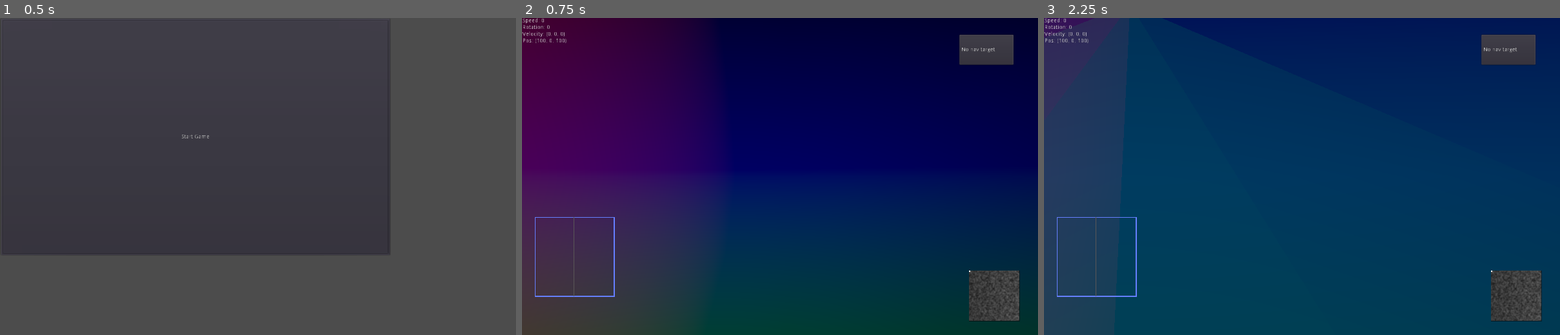
Above: before the commit, frames 1-3 (left to right).
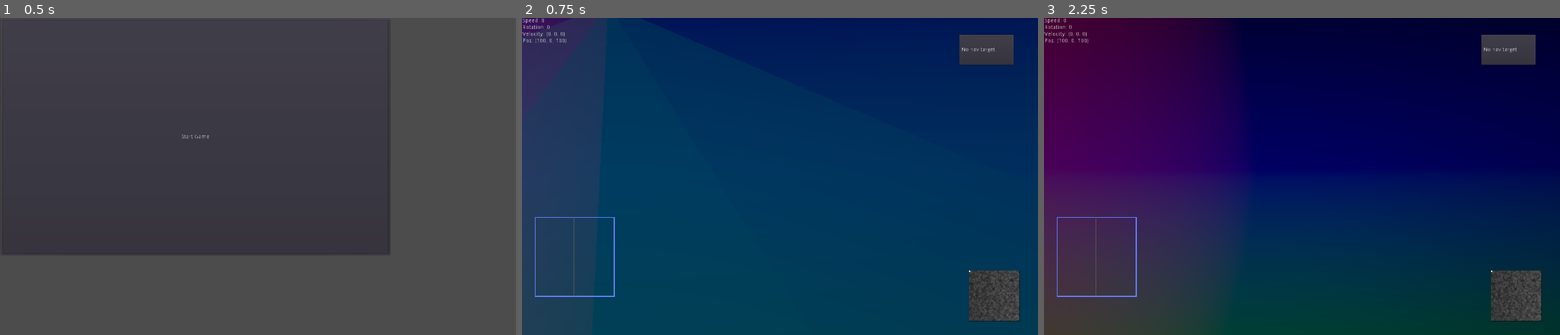
Above: after the commit, the same moments.

Repository: wraitii/WindRider
Game: Godot game, scene res://source/gui/MainMenu.tscn
Same seed, same stepped clock (60 frames per second), same inputs: the game is played once before the commit and once after it.
Inputs:
- Up to frame 1 (0.5 s): no input
- Up to frame 2 (0.75 s): click "Start Game" at 0.5 s
- Up to frame 3 (2.25 s): tap Enter (ship_dock) at 1.25, 1.35 s; hold Right (ship_rotate_right) 1.28-2.03 s; tap Escape (ship_reset_systems) at 2 s; hold Down (ship_reverse) from 2.03 s (still down); tap C (switch_camera) at 2.1 s

Frame 1 is identical in both runs. In frame 2, 81% of the frame differs, in the area x 0-100%, y 0-100%; in frame 3, 81%.
Error in both runs: Unable to iterate on object of type 'Nil'. (res://source/game/Galaxy.gd:10)

Commit message:
Switch to top-downas default camera

Diff:
--- a/source/game/Camera.gd
+++ b/source/game/Camera.gd
@@ -1,13 +1,13 @@
 extends Camera
 
 enum CAMERA_STATES { FOLLOW, FOLLOW_FROM_ABOVE }
-export (CAMERA_STATES) var mode = CAMERA_STATES.FOLLOW;
+export (CAMERA_STATES) var mode = CAMERA_STATES.FOLLOW_FROM_ABOVE;
 
 var followedShip = null;
 
 func _ready():
 	if !Core.gameState.cameraMode:
-		Core.gameState.cameraMode = CAMERA_STATES.FOLLOW
+		Core.gameState.cameraMode = CAMERA_STATES.FOLLOW_FROM_ABOVE
 	mode = Core.gameState.cameraMode;
 	_init_mode()
 	pass
